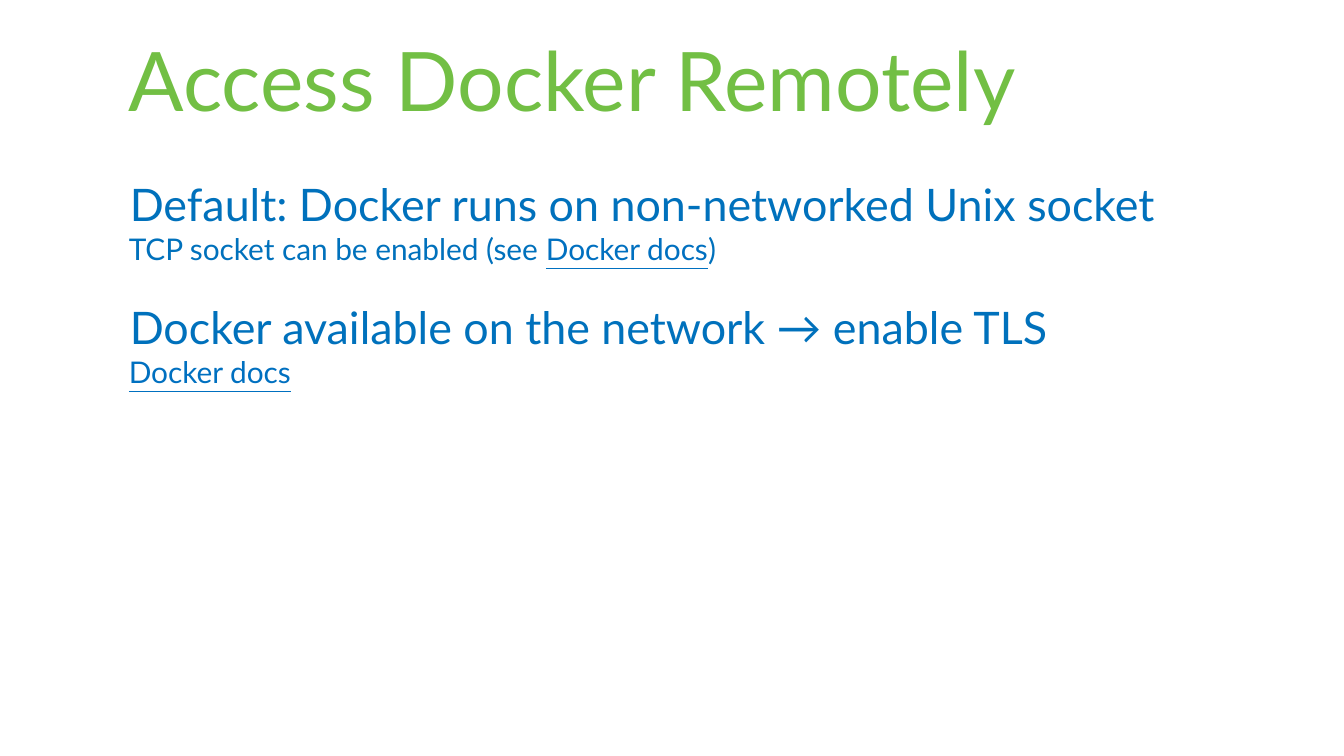
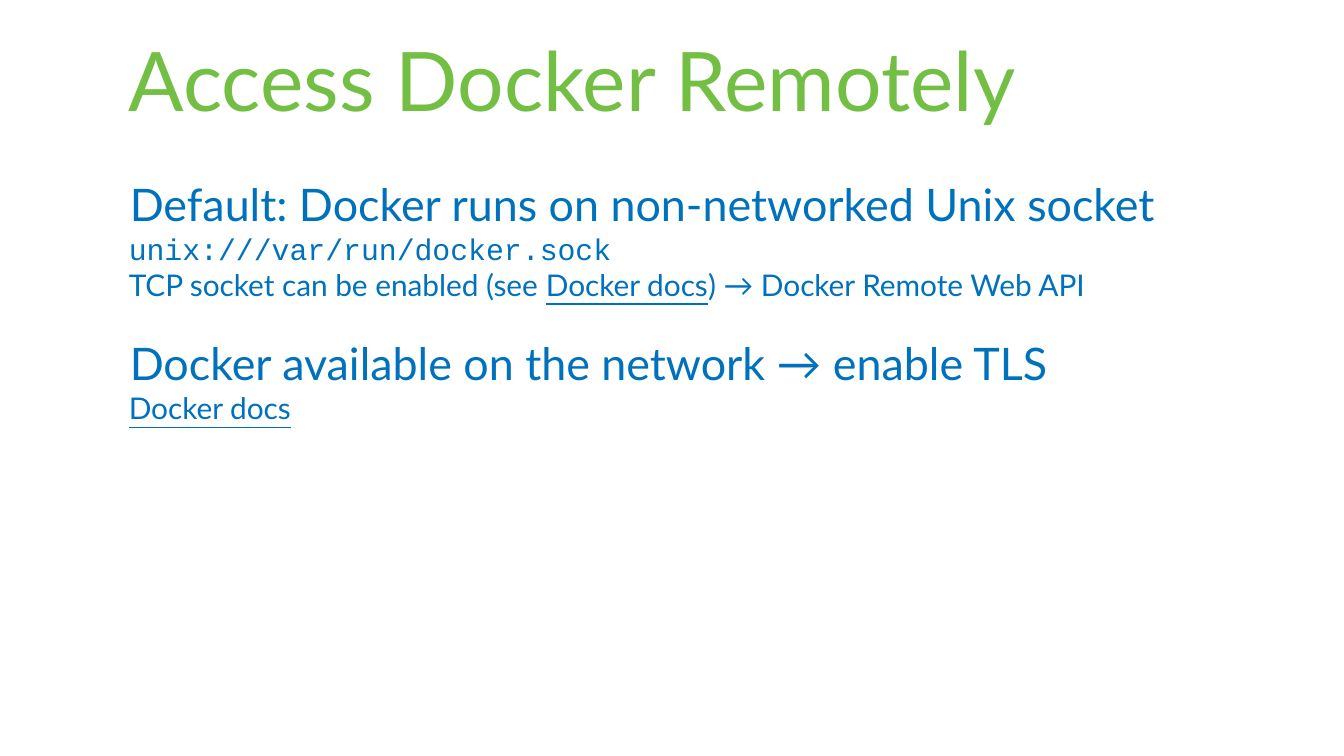
Before and after one commit to rstropek/DockerVS2015Intro, a slide deck: slide 17 of slides/Docker-Workshop.pptx (slide 15 before the commit). Drawn at 1344x756 pixels with LibreOffice and Linux fonts; fonts in the diff are those of the drawing. Boxes give left, top, right and bottom in pixels: in the first picture for what was removed or moved away, otherwise in the second. Text is boxed around its words. In the diff, an @@ line names an element or a change of style, - is before the commit and + after.

Commit message:
fix slides

```diff
--- a/slides/Docker-Workshop.pptx
+++ b/slides/Docker-Workshop.pptx
@@ text at (129, 239, 1084, 300): text changed @@
-  TCP socket can be enabled (see Docker docs)
+  unix:///var/run/docker.sock
+  TCP socket can be enabled (see Docker docs) → Docker Remote Web API
```
Also in this commit, not shown: 1 other slide changed, 3 slides added, 1 other file.
